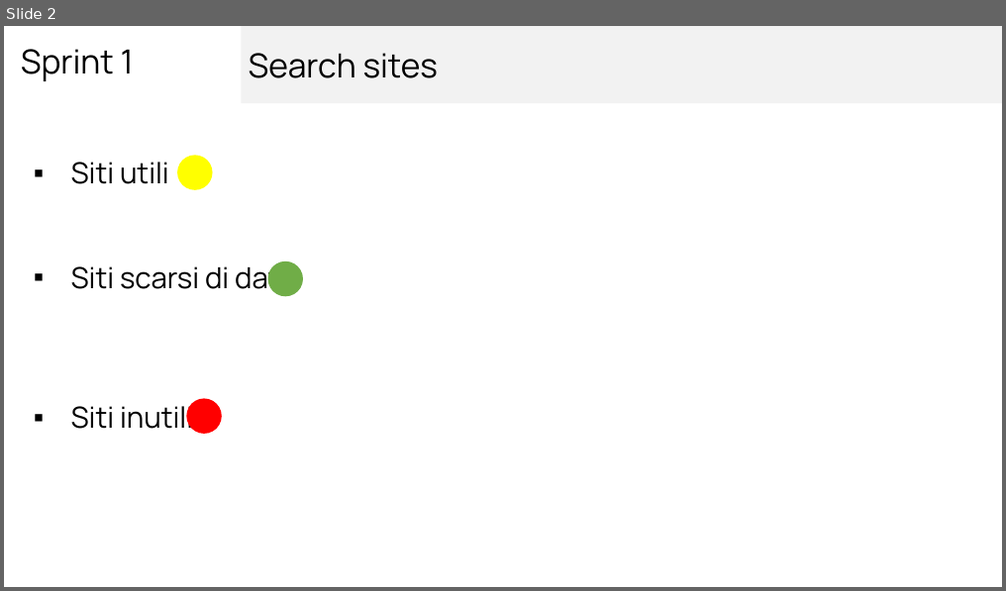
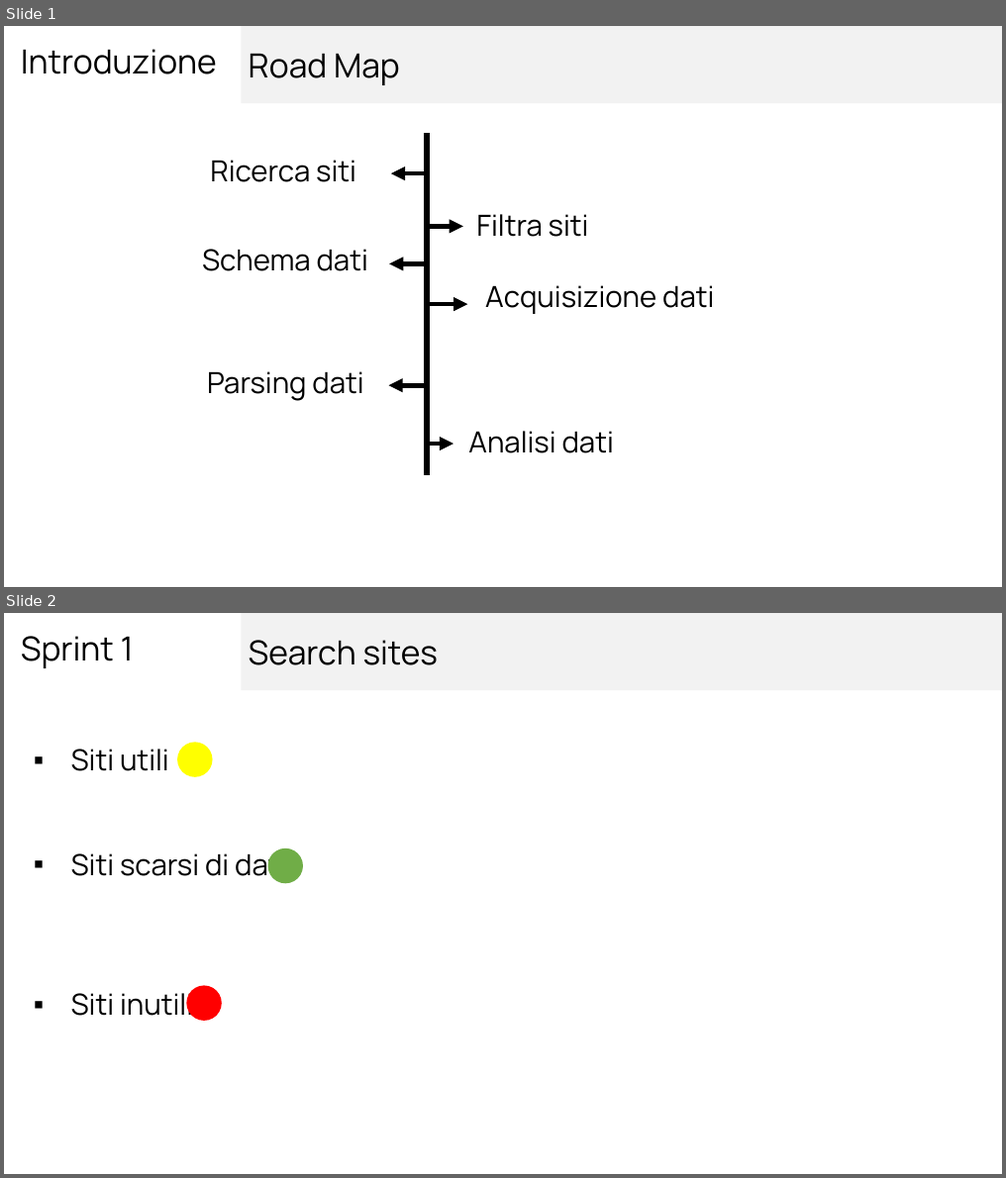
Before and after one commit to piebaroni/Web-Scraping-homework5, a slide deck: Presentazione/Sprint 1.pptx. Shown one above the other, each under a label of ours: slide 2 before the commit, slides 1 and 2 after it. The pictures are 1006x591 and 1006x1178 pixels, drawn with LibreOffice and Linux fonts; fonts in the diff are those of the drawing. Boxes give left, top, right and bottom in pixels: in the first picture for what was removed or moved away, otherwise in the second. Text is boxed around its words. In the diff, an @@ line names an element or a change of style, - is before the commit and + after.

```diff
--- a/Presentazione/Sprint 1.pptx
+++ b/Presentazione/Sprint 1.pptx
@@ slide 1 added at (4, 26, 1002, 587), background #FFFFFF @@
@@ text added at (21, 49, 217, 75), 32 pt, text #000000 @@
+Introduzione
@@ rectangle added at (242, 26, 1002, 104), fill #F2F2F2, 32 pt, text #000000 @@
+Road Map
@@ line added from (427, 133) to (427, 475), #000000 6 pt @@
@@ text added at (210, 160, 356, 182), 28 pt, text #000000 @@
+Ricerca siti
@@ arrow added from (427, 174) to (391, 174), #000000 4.5 pt @@
@@ arrow added from (425, 227) to (463, 227), #000000 4.5 pt @@
@@ text added at (476, 214, 589, 237), 28 pt, text #000000 @@
+Filtra siti
@@ text added at (202, 249, 368, 272), 28 pt, text #000000 @@
+Schema dati
@@ arrow added from (425, 264) to (389, 264), #000000 4.5 pt @@
@@ text added at (485, 285, 714, 314), 28 pt, text #000000 @@
+Acquisizione dati
@@ arrow added from (430, 304) to (467, 304), #000000 4.5 pt @@
@@ text added at (207, 372, 363, 401), 28 pt, text #000000 @@
+Parsing dati
@@ arrow added from (423, 385) to (389, 385), #000000 4.5 pt @@
@@ text added at (468, 431, 614, 454), 28 pt, text #000000 @@
+Analisi dati
@@ arrow added from (426, 444) to (453, 444), #000000 4.5 pt @@
```
Also in this commit, not shown: 1 slide removed, 2 other files.
